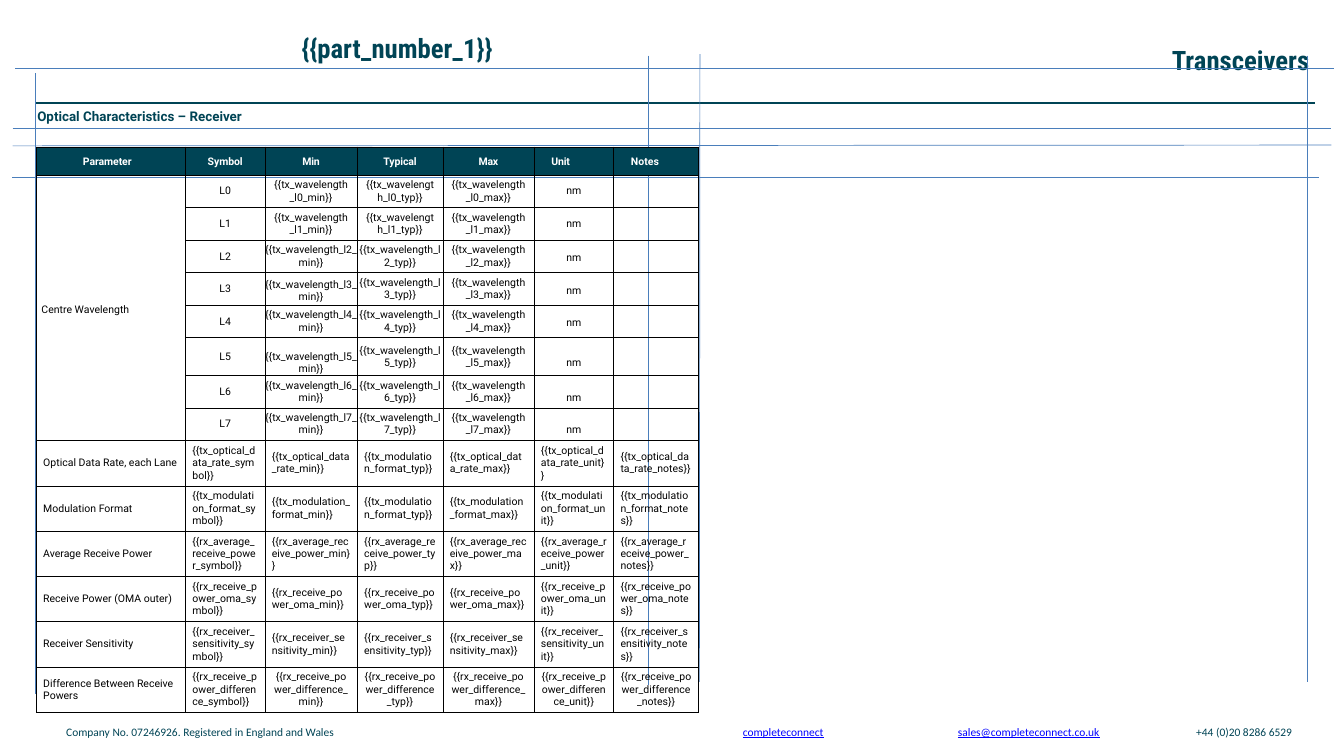
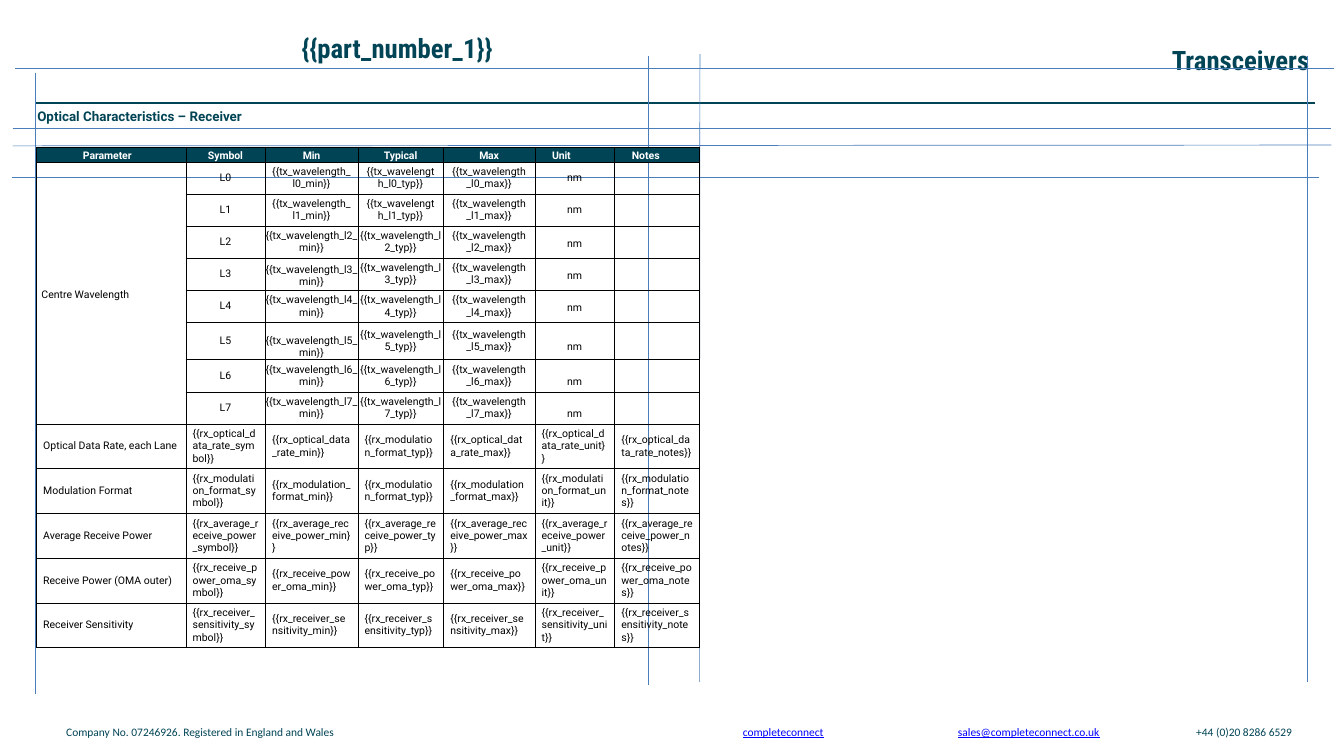
Before and after one commit to Sofiavenizelos/pptx-filler, a slide deck: slide 7 of template.pptx. Drawn at 1344x756 pixels with LibreOffice and Linux fonts; fonts in the diff are those of the drawing; background and template pictures are left out. Boxes give left, top, right and bottom in pixels: in the first picture for what was removed or moved away, otherwise in the second. Text is boxed around its words. In the diff, an @@ line names an element or a change of style, - is before the commit and + after.

```diff
--- a/template.pptx
+++ b/template.pptx
@@ table at [36,147,700,647] @@
-row 10: Optical Data Rate, each Lane | {{tx_optical_data_rate_symbol}} | {{tx_optical_data_rate_min}} | {{tx_modulation_format_typ}} | {{tx_optical_data_rate_max}} | {{tx_optical_data_rate_unit}} | {{tx_optical_data_rate_notes}}
+row 10: Optical Data Rate, each Lane | {{rx_optical_data_rate_symbol}} | {{rx_optical_data_rate_min}} | {{rx_modulation_format_typ}} | {{rx_optical_data_rate_max}} | {{rx_optical_data_rate_unit}} | {{rx_optical_data_rate_notes}}
-row 11: Modulation Format | {{tx_modulation_format_symbol}} | {{tx_modulation_format_min}} | {{tx_modulation_format_typ}} | {{tx_modulation_format_max}} | {{tx_modulation_format_unit}} | {{tx_modulation_format_notes}}
+row 11: Modulation Format | {{rx_modulation_format_symbol}} | {{rx_modulation_format_min}} | {{rx_modulation_format_typ}} | {{rx_modulation_format_max}} | {{rx_modulation_format_unit}} | {{rx_modulation_format_notes}}
-row 15: Difference Between Receive Powers | {{rx_receive_power_difference_symbol}} | {{rx_receive_power_difference_min}} | {{rx_receive_power_difference_typ}} | {{rx_receive_power_difference_max}} | {{rx_receive_power_difference_unit}} | {{rx_receive_power_difference_notes}}
```
Also in this commit, not shown: 5 other slides changed.
